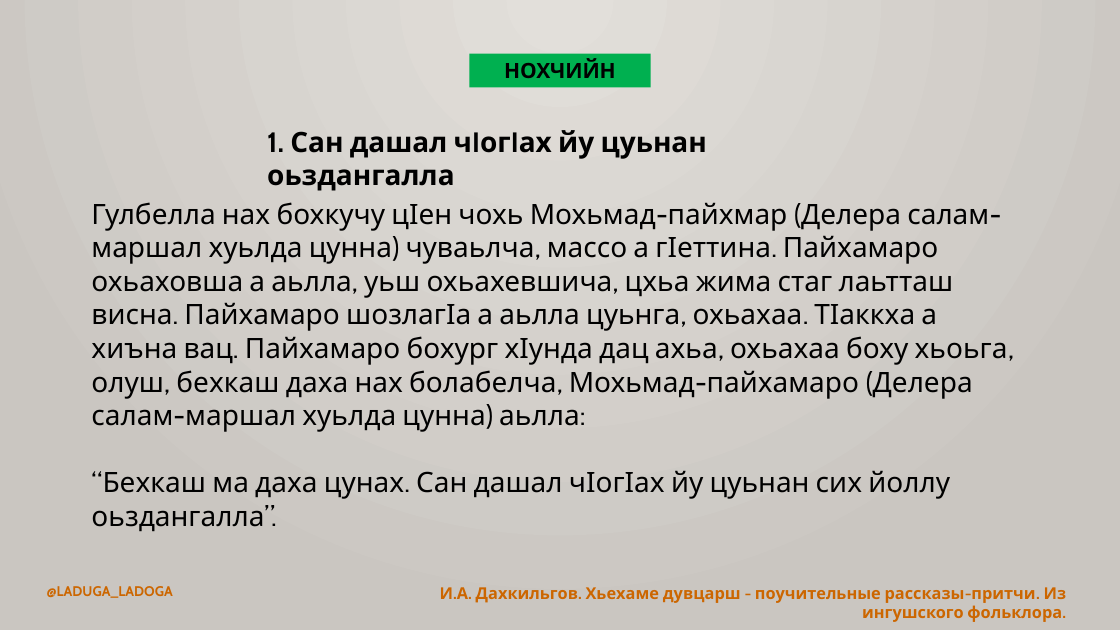
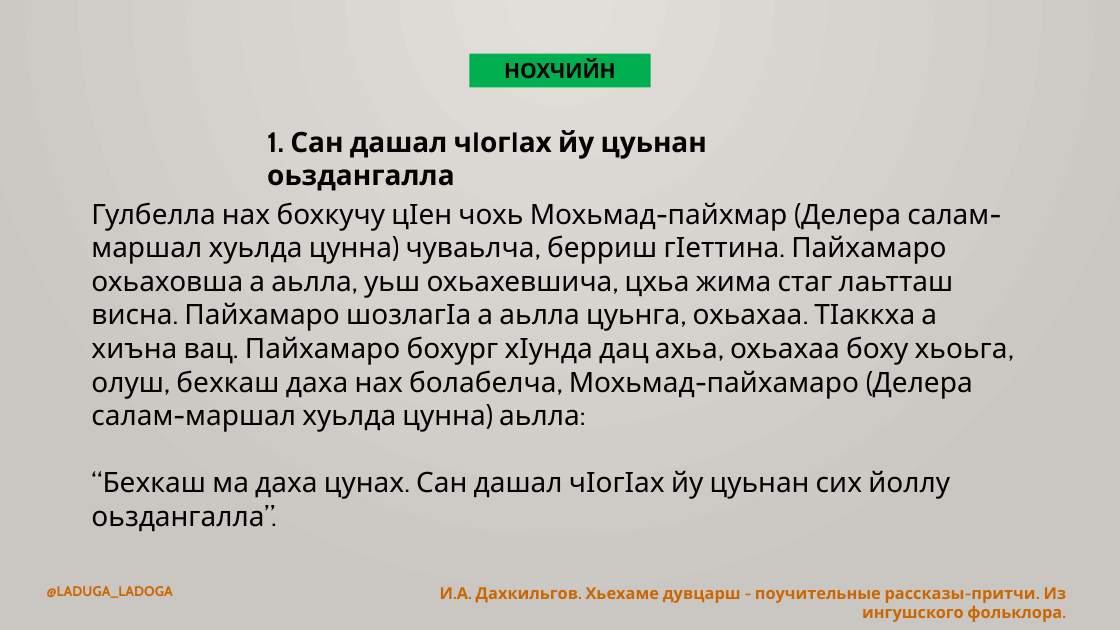
Before and after one commit to bumbari/dahkilgov, a slide deck: slide 7 of p/pptx/p_1_1.pptx. Drawn at 1120x630 pixels with LibreOffice and Linux fonts; fonts in the diff are those of the drawing. Boxes give left, top, right and bottom in pixels: in the first picture for what was removed or moved away, otherwise in the second. Text is boxed around its words. In the diff, an @@ line names an element or a change of style, - is before the commit and + after.

```diff
--- a/p/pptx/p_1_1.pptx
+++ b/p/pptx/p_1_1.pptx
@@ text at bbox=[91, 202, 1008, 432]: text changed @@
-Гулбелла нах бохкучу цӀен чохь Мохьмад-пайхмар (Делера салам-маршал хуьлда цунна) чуваьлча, массо а гӀеттина. Пайхамаро охьаховша а аьлла, уьш охьахевшича, цхьа жима стаг лаьтташ висна. Пайхамаро шозлагӀа а аьлла цуьнга, охьахаа. ТӀаккха а хиъна вац. Пайхамаро бохург хӀунда дац ахьа, охьахаа боху хьоьга, олуш, бехкаш даха нах болабелча, Мохьмад-пайхамаро (Делера салам-маршал хуьлда цунна) аьлла:
+Гулбелла нах бохкучу цӀен чохь Мохьмад-пайхмар (Делера салам-маршал хуьлда цунна) чуваьлча, берриш гӀеттина. Пайхамаро охьаховша а аьлла, уьш охьахевшича, цхьа жима стаг лаьтташ висна. Пайхамаро шозлагӀа а аьлла цуьнга, охьахаа. ТӀаккха а хиъна вац. Пайхамаро бохург хӀунда дац ахьа, охьахаа боху хьоьга, олуш, бехкаш даха нах болабелча, Мохьмад-пайхамаро (Делера салам-маршал хуьлда цунна) аьлла:
```
Also in this commit, not shown: 2 other slides changed, 2 slides added, 1 slide removed, 2 other files.
